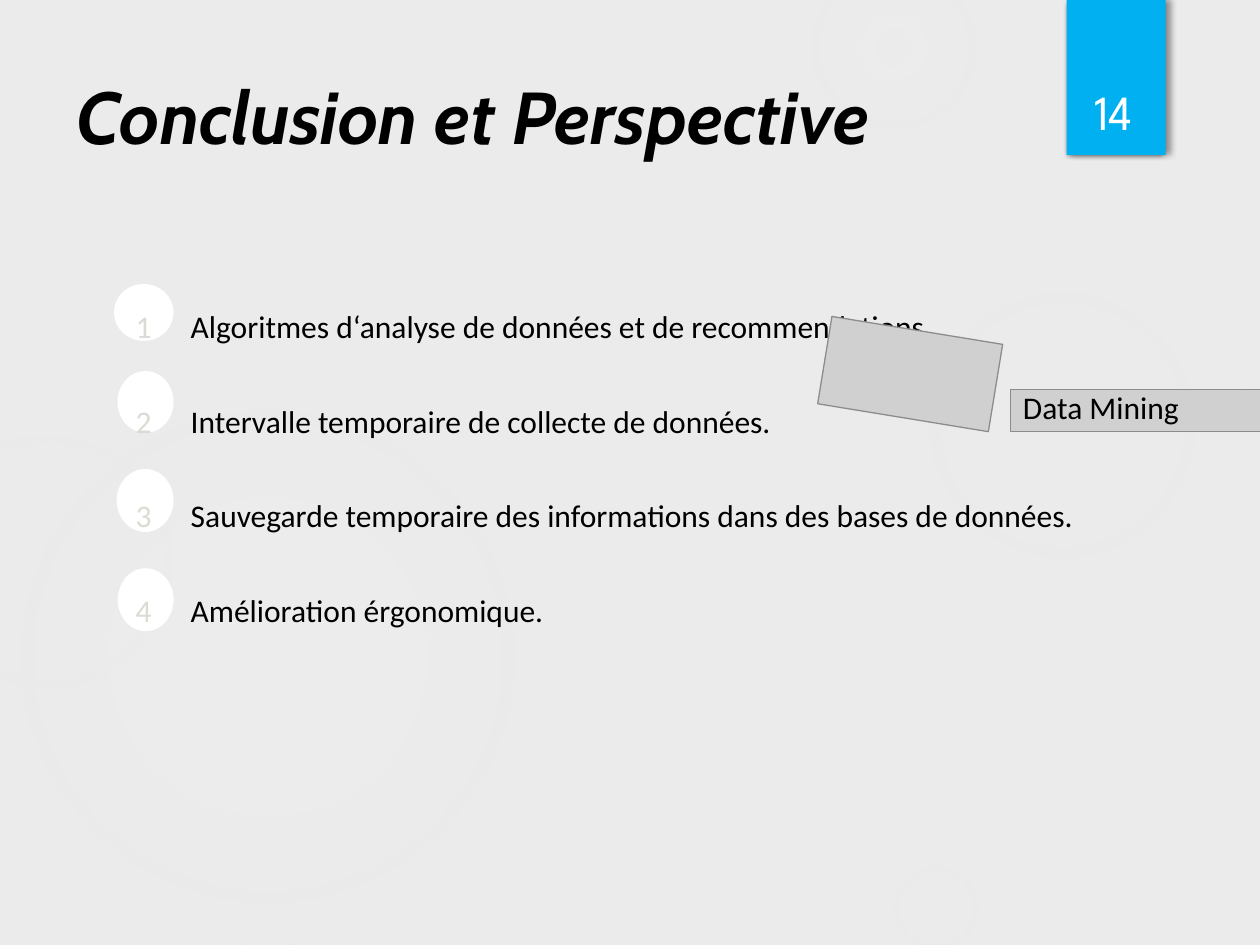
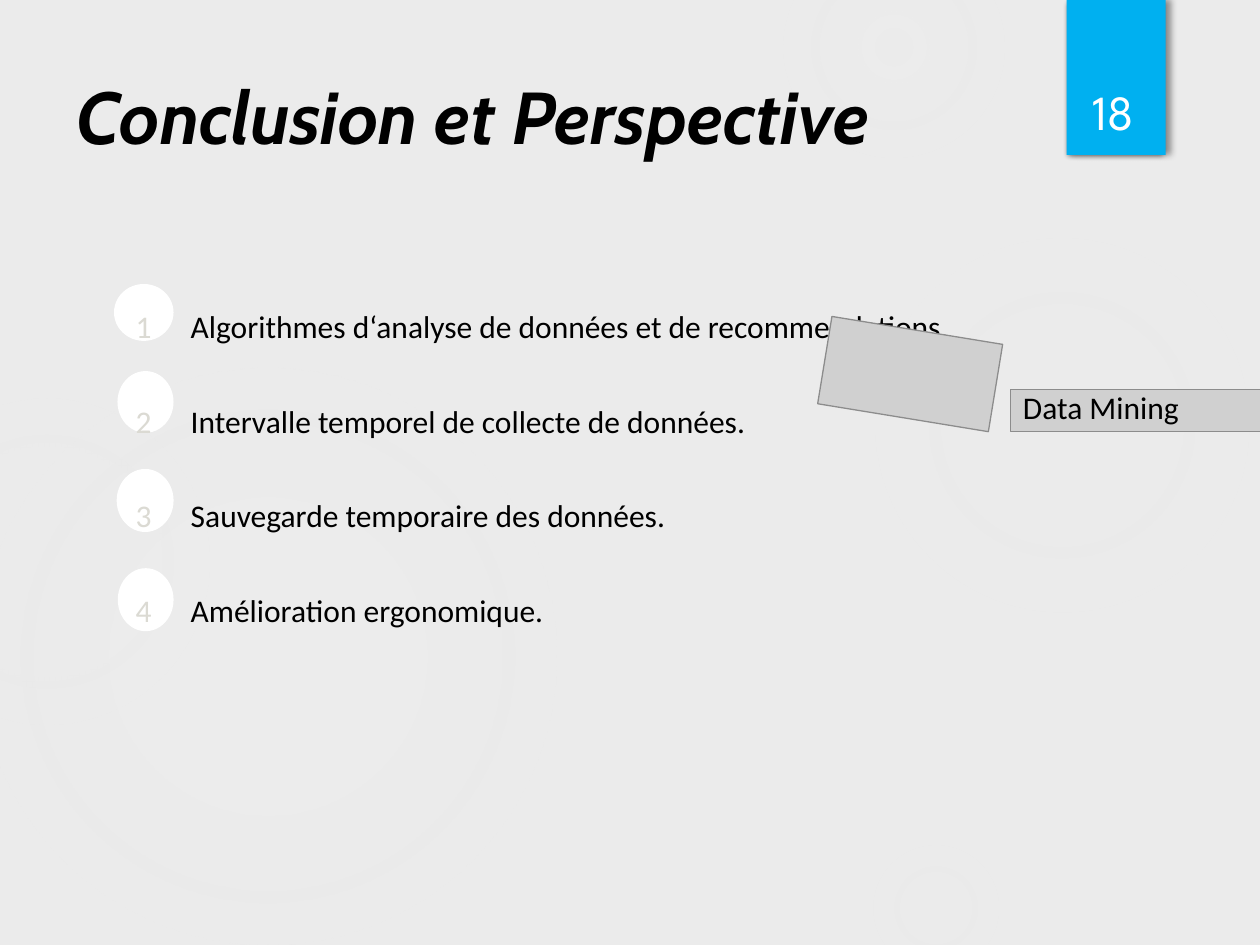
Before and after one commit to HAYKEL88/MASTER2_PFE, a slide deck: slide 18 of Docs/FinalPresentationPFE.pptx (slide 14 before the commit). Drawn at 1260x945 pixels with LibreOffice and Linux fonts; fonts in the diff are those of the drawing; grey boxes stand for pictures. Boxes give left, top, right and bottom in pixels: in the first picture for what was removed or moved away, otherwise in the second. Text is boxed around its words. In the diff, an @@ line names an element or a change of style, - is before the commit and + after.

```diff
--- a/Docs/FinalPresentationPFE.pptx
+++ b/Docs/FinalPresentationPFE.pptx
@@ page number at <box>1093,97,1135,131</box>: text changed @@
-14
+18
@@ text at <box>191,315,949,628</box>: text changed @@
-1 Algoritmes d‘analyse de données et de recommendations.
-2 Intervalle temporaire de collecte de données.
-3 Sauvegarde temporaire des informations dans des bases de données.
-4 Amélioration érgonomique.
+1 Algorithmes d‘analyse de données et de recommendations.
+2 Intervalle temporel de collecte de données.
+3 Sauvegarde temporaire des données.
+4 Amélioration ergonomique.
```
Also in this commit, not shown: 8 other slides changed, 4 slides added, 7 other files.
